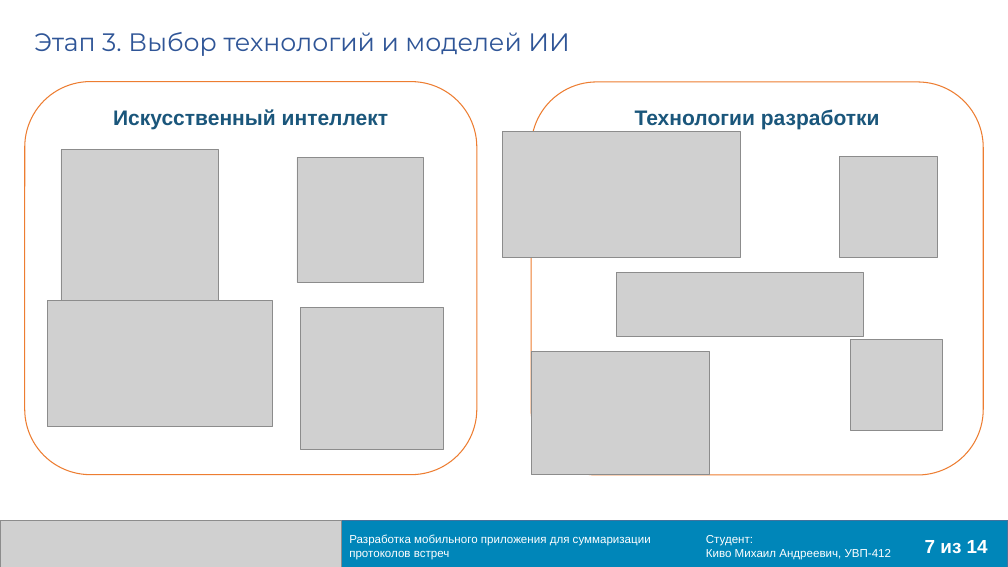
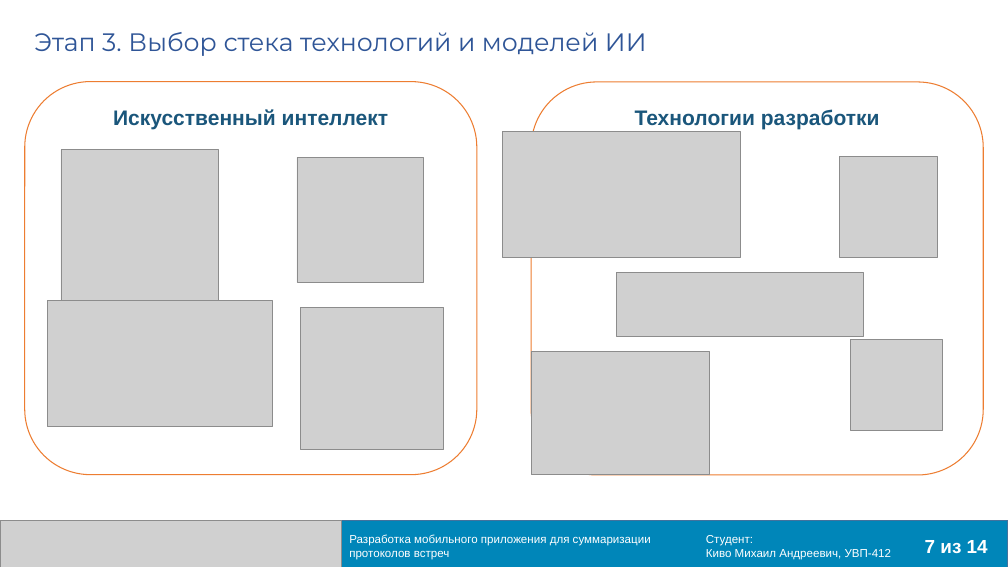
Before and after one commit to Meetings-UVP412/VKR, a slide deck: slide 7 of Презентация Киво Михаил УВП-412.pptx. Drawn at 1008x567 pixels with LibreOffice and Linux fonts; fonts in the diff are those of the drawing; grey boxes stand for pictures. Boxes give left, top, right and bottom in pixels: in the first picture for what was removed or moved away, otherwise in the second. Text is boxed around its words. In the diff, an @@ line names an element or a change of style, - is before the commit and + after.

```diff
--- a/Презентация Киво Михаил УВП-412.pptx
+++ b/Презентация Киво Михаил УВП-412.pptx
@@ title at (34, 32, 647, 56): text changed @@
-Этап 3. Выбор технологий и моделей ИИ
+Этап 3. Выбор стека технологий и моделей ИИ
```
Also in this commit, not shown: 10 other slides changed, 2 other files.
